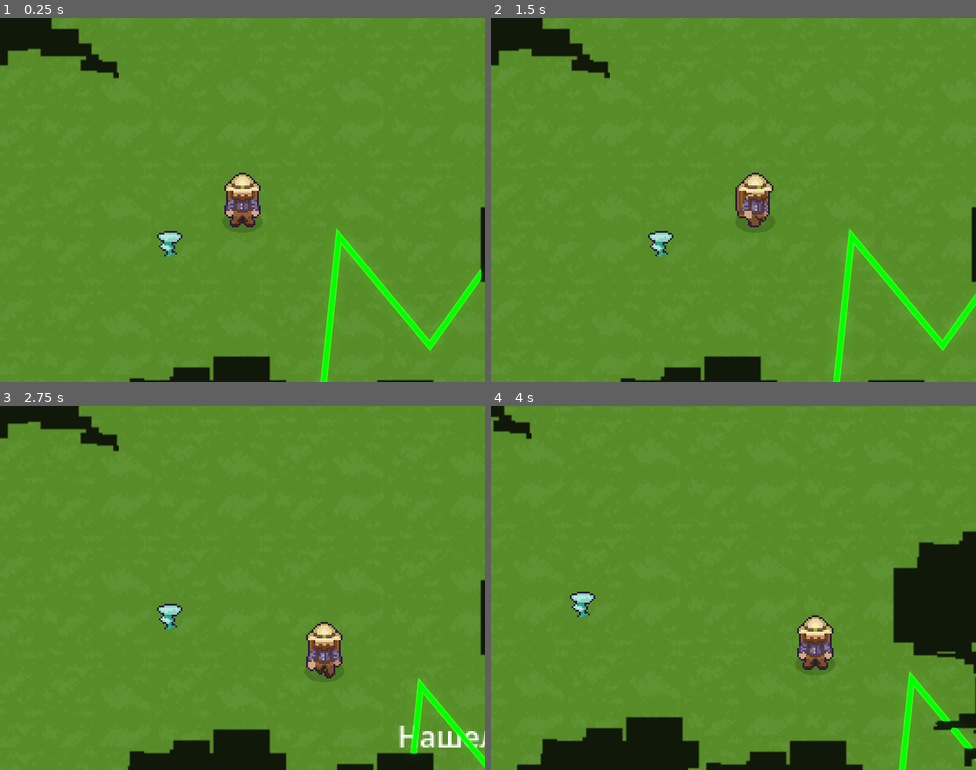
Above: before the commit, frames 1-4 (two rows, left to right).
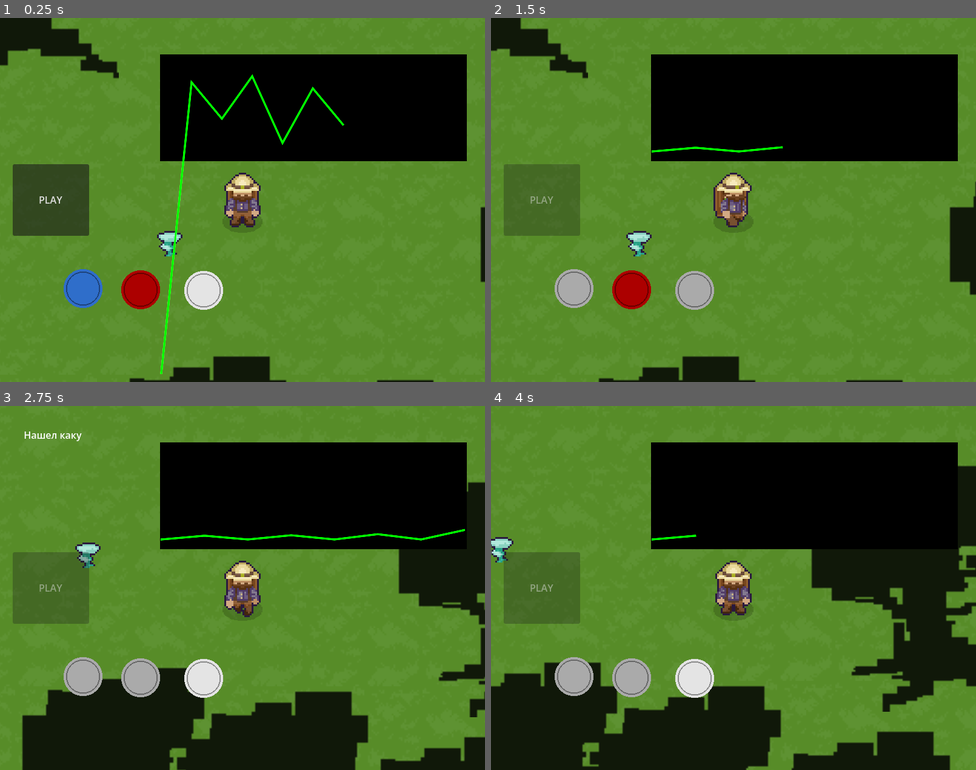
Above: after the commit, the same moments.

Repository: LordGvozd/myco-signal
Game: Godot game, scene res://scenes/world.tscn
The game is run twice, just before and just after one commit, with the same random seed, the same clock (stepped at 60 frames per second) and the same inputs.
Inputs (mouse positions are in pixels of both pictures, inside the frame that each line leads up to):
- Up to frame 1 (0.25 s): no input
- Up to frame 2 (1.5 s): click (539, 200) at 0.5 s, where only the run after the commit has a clickable "PLAY"; hold Right (ui_right) from 1.28 s (still down); tap E (interact) at 1.35 s
- Up to frame 3 (2.75 s): release Right (ui_right) at 2.03 s; hold Down (ui_down) from 2.03 s (still down); tap E (interact) at 2.1 s
- Up to frame 4 (4 s): release Down (ui_down) at 2.78 s; hold Right (ui_right) 2.78-3.5 s; tap E (interact) at 2.85 s; click (539, 588) at 3.5 s, where only the run after the commit has a clickable "PLAY"

The runs differ from the first frame. In frame 1, 25% of the frame differs, in the area x 2-100%, y 10-100%; in frame 2, 30%; in frame 3, 45%; in frame 4, 45%, in the area x 0-100%, y 0-100%.

Commit message:
feat: хз

Diff:
--- a/scenes/player.tscn
+++ b/scenes/player.tscn
@@ -1,17 +1,15 @@
 [gd_scene format=3 uid="uid://50ywv28xjlwa"]
 
-[ext_resource type="Script" path="res://scripts/player.gd" id="1_g2els"]
-[ext_resource type="Texture2D" uid="uid://e2f4r3ir7sax" path="res://sprites/player_idle_down1-sheet.png" id="2_qhqgy"]
-[ext_resource type="Texture2D" uid="uid://mlyvn0o3o5wh" path="res://sprites/player_walk_down1-sheet.png" id="3_dqkch"]
 [ext_resource type="Script" uid="uid://8ncw5stcx44" path="res://scripts/player.gd" id="1_g2els"]
 [ext_resource type="Texture2D" uid="uid://b5a1wt5c5jh5k" path="res://sprites/shadow.png" id="2_smehm"]
 [ext_resource type="Texture2D" uid="uid://cuge4422p23mk" path="res://sprites/player_idle_down1-sheet (2).png" id="3_smehm"]
 [ext_resource type="Script" uid="uid://gh1he0gwvuwk" path="res://scripts/ui/player_phrase.gd" id="4_dqkch"]
 [ext_resource type="Texture2D" uid="uid://83256h1dofpl" path="res://sprites/player_walk_down1-sheet (2).png" id="4_ur7pv"]
 [ext_resource type="Script" uid="uid://bxdg73dnctp1i" path="res://scripts/ui/hint.gd" id="5_qlg0r"]
-[ext_resource type="PackedScene" uid="uid://ch7jb2tu42kba" path="res://scenes/electrod.tscn" id="6_tuyoq"]
 [ext_resource type="Texture2D" uid="uid://dgm2c3ocsbss3" path="res://sprites/player_walk_hor1-sheet (2).png" id="5_y4r1p"]
 [ext_resource type="Texture2D" uid="uid://hucihbd2evyd" path="res://sprites/player_walk_top1-sheet (2).png" id="6_d2wvv"]
+[ext_resource type="PackedScene" uid="uid://ch7jb2tu42kba" path="res://scenes/electrod.tscn" id="9_ur7pv"]
+[ext_resource type="Script" uid="uid://c7l73jgnsqr" path="res://scripts/camera_2d.gd" id="10_y4r1p"]
 
 [sub_resource type="CanvasItemMaterial" id="CanvasItemMaterial_ur7pv"]
 
@@ -492,15 +490,19 @@
 sprite_frames = SubResource("SpriteFrames_ke2ow")
 animation = &"idle_down"
 
-[node name="PlayerUI" type="Control" parent="." unique_id=1735401902]
+[node name="CanvasLayer" type="CanvasLayer" parent="." unique_id=509683948]
+
+[node name="PlayerUI" type="Control" parent="CanvasLayer" unique_id=1735401902]
 layout_mode = 3
 anchors_preset = 15
 anchor_right = 1.0
 anchor_bottom = 1.0
+offset_left = -1.0
+offset_right = -1.0
 grow_horizontal = 2
 grow_vertical = 2
 
-[node name="CharacterPhrase" type="Label" parent="PlayerUI" unique_id=2034136808]
+[node name="CharacterPhrase" type="Label" parent="CanvasLayer/PlayerUI" unique_id=2034136808]
 layout_mode = 0
 offset_left = 36.0
 offset_top = 36.0
@@ -508,13 +510,20 @@
 offset_bottom = 59.0
 script = ExtResource("4_dqkch")
 
-[node name="Hint" type="Label" parent="PlayerUI" unique_id=1028423144]
+[node name="Hint" type="Label" parent="CanvasLayer/PlayerUI" unique_id=1028423144]
 layout_mode = 0
-offset_left = -18.0
-offset_top = -36.0
-offset_right = 22.0
-offset_bottom = -13.0
+offset_left = 26.0
+offset_top = 549.0
+offset_right = 199.0
+offset_bottom = 572.0
 script = ExtResource("5_qlg0r")
 
-[node name="Electrod" parent="PlayerUI" unique_id=1868941164 instance=ExtResource("6_tuyoq")]
-layout_mode = 1
+[node name="Electrod" parent="CanvasLayer" unique_id=1868941164 instance=ExtResource("9_ur7pv")]
+offset_left = -1.0
+offset_right = -1.0
+size_flags_horizontal = 3
+size_flags_vertical = 3
+
+[node name="Camera2D" type="Camera2D" parent="." unique_id=1315098563]
+zoom = Vector2(3, 3)
+script = ExtResource("10_y4r1p")
--- a/scenes/world.tscn
+++ b/scenes/world.tscn
@@ -3,7 +3,6 @@
 [ext_resource type="Texture2D" uid="uid://d0me42v34erue" path="res://sprites/tile.png" id="1_4wyf3"]
 [ext_resource type="PackedScene" uid="uid://50ywv28xjlwa" path="res://scenes/player.tscn" id="1_nnsk1"]
 [ext_resource type="Script" uid="uid://falcy7gs84kr" path="res://scripts/InteractableArea.gd" id="2_rwgxs"]
-[ext_resource type="Script" uid="uid://c7l73jgnsqr" path="res://scripts/camera_2d.gd" id="4_k0juu"]
 [ext_resource type="PackedScene" uid="uid://bix3khrepo458" path="res://scenes/tree_1.tscn" id="5_71j4m"]
 [ext_resource type="PackedScene" uid="uid://bsqjb53wskafo" path="res://scenes/mushrooms/mushroom_1.tscn" id="6_qfnet"]
 
@@ -52,10 +51,6 @@
 shape = SubResource("RectangleShape2D_nnsk1")
 debug_color = Color(0.9304251, 2.9648543e-05, 0.6588278, 0.41960785)
 
-[node name="Camera2D" type="Camera2D" parent="." unique_id=542666050]
-zoom = Vector2(3, 3)
-script = ExtResource("4_k0juu")
-
 [node name="Tree2" parent="." unique_id=1208810767 instance=ExtResource("5_71j4m")]
 position = Vector2(169, 191)
 metadata/_edit_group_ = true
